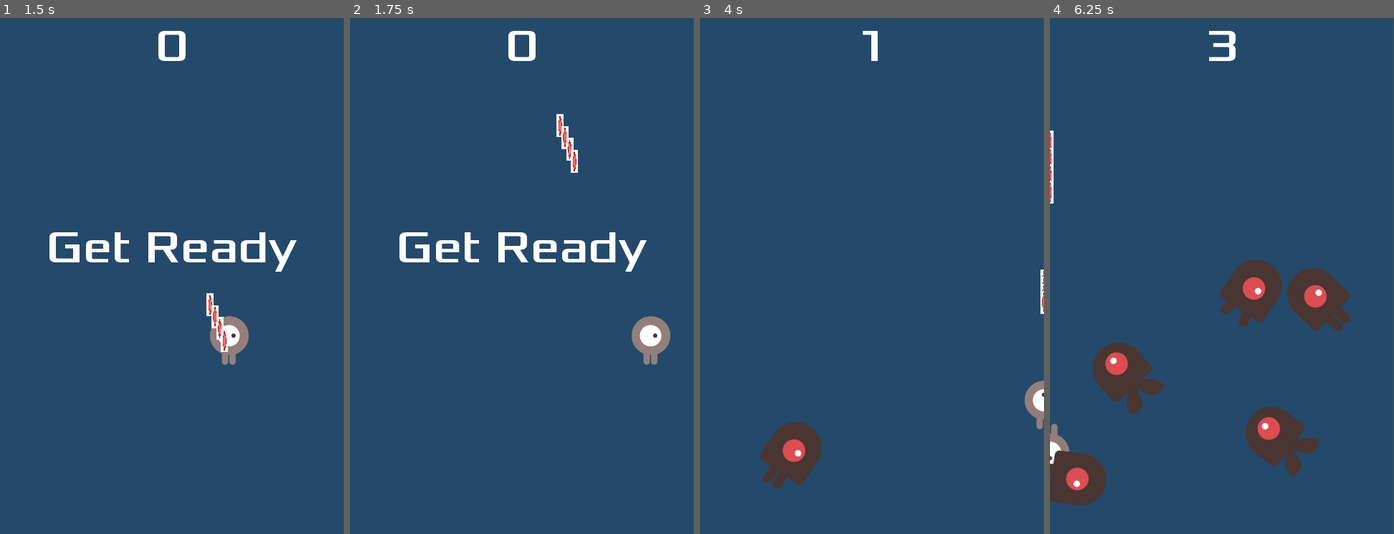
Above: before the commit, frames 1-4 (left to right).
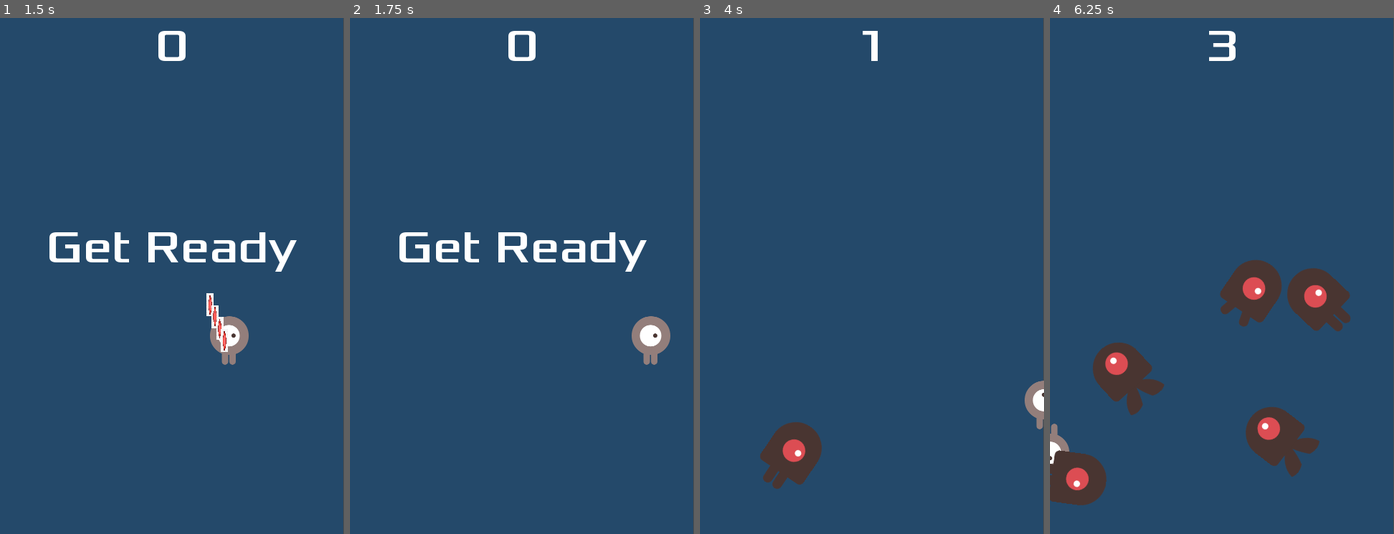
Above: after the commit, the same moments.

Repository: brazenchessplayr/card_tricks
Game: Godot game, scene res://Main.tscn
The game is run twice, just before and just after one commit, with the same random seed, the same clock (stepped at 60 frames per second) and the same inputs.
Inputs (mouse positions are in pixels of both pictures, inside the frame that each line leads up to):
- Up to frame 1 (1.5 s): click "Start" at 0.5 s; tap Enter at 1.25 s; move the mouse to (247, 250) at 1.27 s; hold Right (ui_right) from 1.28 s (still down); click (247, 250) at 1.42 s
- Up to frame 2 (1.75 s): keep holding Right (ui_right)
- Up to frame 3 (4 s): move the mouse to (803, 301) at 2.02 s; release Right (ui_right) at 2.03 s; hold Down (ui_down) 2.03-2.78 s; move the mouse to (906, 162) at 2.77 s; hold Right (ui_right) 2.78-3.53 s; move the mouse to (854, 379) at 3.52 s; hold Up (ui_up) from 3.53 s (still down); click (854, 379) at 3.67 s
- Up to frame 4 (6.25 s): move the mouse to (1325, 353) at 4.27 s; release Up (ui_up) at 4.28 s; hold Left (ui_left) 4.28-5.78 s; move the mouse to (1118, 198) at 5.02 s; move the mouse to (1239, 276) at 5.77 s; hold Down (ui_down) from 5.78 s (still down); click (1239, 276) at 5.92 s

Frame 1 is identical in both runs. In frame 2, 0.3% of the frame differs, in the area x 60-67%, y 18-30%; in frame 3, less than 0.1%; in frame 4, 0.1%.

Commit message:
added a timer to the bullets

Diff:
--- a/Bullet.gd
+++ b/Bullet.gd
@@ -2,7 +2,6 @@
 
 var velocity = Vector2()
 export var speed = 1000
-var dir
 
 # Called when the node enters the scene tree for the first time.
 func _ready():
@@ -15,3 +14,7 @@
 
 func _physics_process(_delta):
 	var _change = move_and_slide(velocity)
+
+
+func _on_Timer_timeout():
+	queue_free()
--- a/Bullet.tscn
+++ b/Bullet.tscn
@@ -22,3 +22,9 @@
 position = Vector2( -0.0441895, 0.0441933 )
 rotation = 1.57079
 shape = SubResource( 1 )
+
+[node name="Timer" type="Timer" parent="."]
+wait_time = 0.23
+autostart = true
+
+[connection signal="timeout" from="Timer" to="." method="_on_Timer_timeout"]
--- a/Main.gd
+++ b/Main.gd
@@ -1,14 +1,9 @@
 extends Node
-
-
-
 export (PackedScene) var Mob
 var score
 
-
 func _ready():
 	randomize()
-
 
 func game_over():
 	$ScoreTimer.stop()
@@ -27,7 +22,6 @@
 	$HUD.show_message("Get Ready")
 	$Music.play()
 
-
 func _on_MobTimer_timeout():
 	# Choose a random location on Path2D.
 	$MobPath/MobSpawnLocation.offset = randi()
@@ -45,12 +39,10 @@
 	mob.linear_velocity = Vector2(rand_range(mob.min_speed, mob.max_speed), 0)
 	mob.linear_velocity = mob.linear_velocity.rotated(direction)
 
-
 func _on_ScoreTimer_timeout():
 	score += 1
 	$HUD.update_score(score)
 
-
 func _on_StartTimer_timeout():
 	$MobTimer.start()
 	$ScoreTimer.start()
--- a/project.godot
+++ b/project.godot
@@ -24,6 +24,37 @@
 window/size/height=720
 window/dpi/allow_hidpi=true
 
+[input]
+
+ui_left={
+"deadzone": 0.5,
+"events": [ Object(InputEventKey,"resource_local_to_scene":false,"resource_name":"","device":0,"alt":false,"shift":false,"control":false,"meta":false,"command":false,"pressed":false,"scancode":16777231,"unicode":0,"echo":false,"script":null)
+, Object(InputEventJoypadButton,"resource_local_to_scene":false,"resource_name":"","device":0,"button_index":14,"pressure":0.0,"pressed":false,"script":null)
+, Object(InputEventKey,"resource_local_to_scene":false,"resource_name":"","device":0,"alt":false,"shift":false,"control":false,"meta":false,"command":false,"pressed":false,"scancode":65,"unicode":0,"echo":false,"script":null)
+ ]
+}
+ui_right={
+"deadzone": 0.5,
+"events": [ Object(InputEventKey,"resource_local_to_scene":false,"resource_name":"","device":0,"alt":false,"shift":false,"control":false,"meta":false,"command":false,"pressed":false,"scancode":16777233,"unicode":0,"echo":false,"script":null)
+, Object(InputEventJoypadButton,"resource_local_to_scene":false,"resource_name":"","device":0,"button_index":15,"pressure":0.0,"pressed":false,"script":null)
+, Object(InputEventKey,"resource_local_to_scene":false,"resource_name":"","device":0,"alt":false,"shift":false,"control":false,"meta":false,"command":false,"pressed":false,"scancode":68,"unicode":0,"echo":false,"script":null)
+ ]
+}
+ui_up={
+"deadzone": 0.5,
+"events": [ Object(InputEventKey,"resource_local_to_scene":false,"resource_name":"","device":0,"alt":false,"shift":false,"control":false,"meta":false,"command":false,"pressed":false,"scancode":16777232,"unicode":0,"echo":false,"script":null)
+, Object(InputEventJoypadButton,"resource_local_to_scene":false,"resource_name":"","device":0,"button_index":12,"pressure":0.0,"pressed":false,"script":null)
+, Object(InputEventKey,"resource_local_to_scene":false,"resource_name":"","device":0,"alt":false,"shift":false,"control":false,"meta":false,"command":false,"pressed":false,"scancode":87,"unicode":0,"echo":false,"script":null)
+ ]
+}
+ui_down={
+"deadzone": 0.5,
+"events": [ Object(InputEventKey,"resource_local_to_scene":false,"resource_name":"","device":0,"alt":false,"shift":false,"control":false,"meta":false,"command":false,"pressed":false,"scancode":16777234,"unicode":0,"echo":false,"script":null)
+, Object(InputEventJoypadButton,"resource_local_to_scene":false,"resource_name":"","device":0,"button_index":13,"pressure":0.0,"pressed":false,"script":null)
+, Object(InputEventKey,"resource_local_to_scene":false,"resource_name":"","device":0,"alt":false,"shift":false,"control":false,"meta":false,"command":false,"pressed":false,"scancode":83,"unicode":0,"echo":false,"script":null)
+ ]
+}
+
 [rendering]
 
 environment/default_environment="res://default_env.tres"
